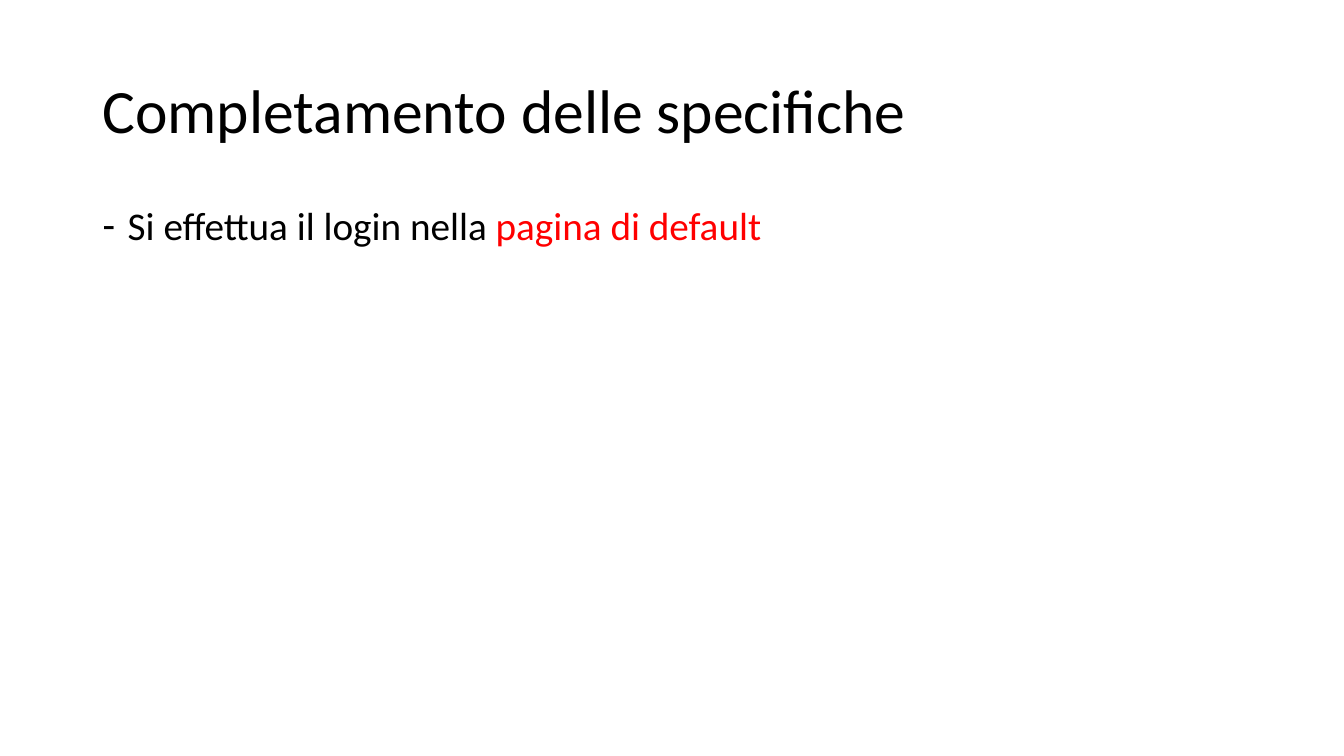
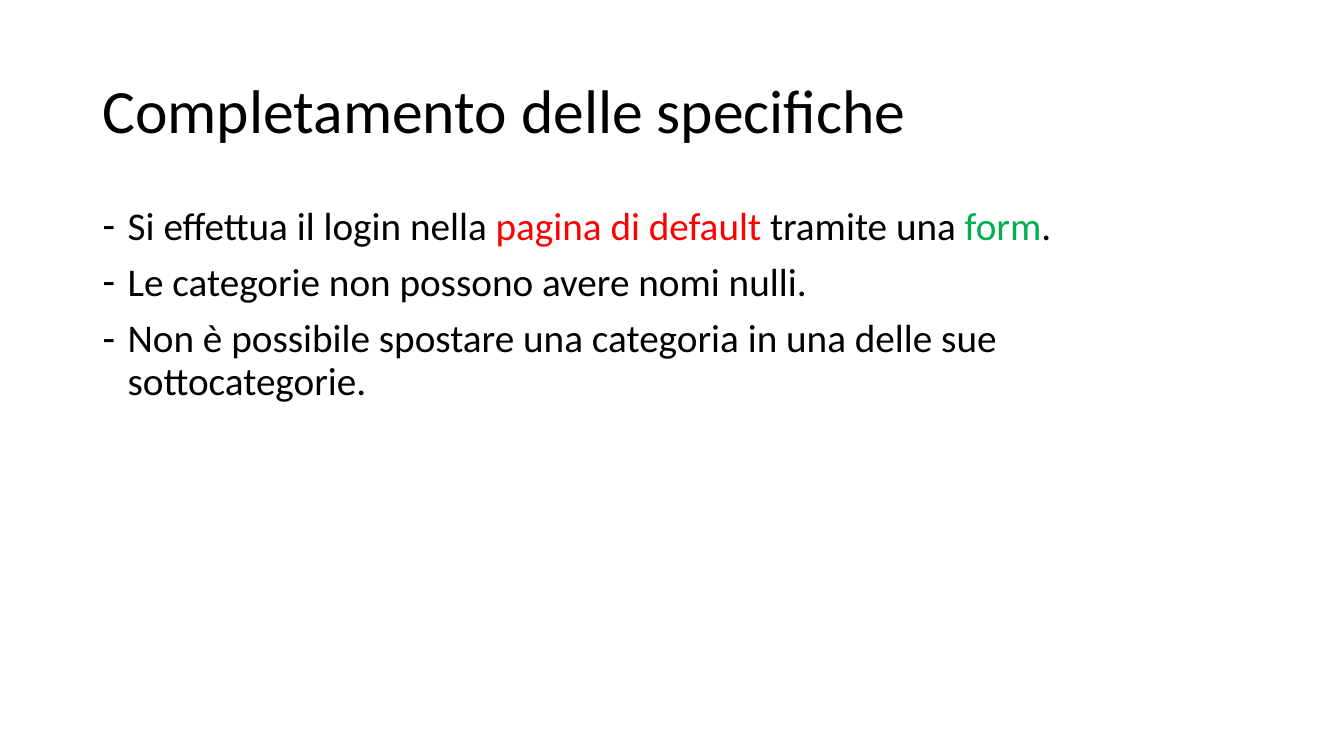
Before and after one commit to Trixyz28/TIW-ImgCatalog, a slide deck: slide 10 of Documents/ImgCatalog.pptx. Drawn at 1344x756 pixels with LibreOffice and Linux fonts; fonts in the diff are those of the drawing. Boxes give left, top, right and bottom in pixels: in the first picture for what was removed or moved away, otherwise in the second. Text is boxed around its words. In the diff, an @@ line names an element or a change of style, - is before the commit and + after.

```diff
--- a/Documents/ImgCatalog.pptx
+++ b/Documents/ImgCatalog.pptx
@@ text at [128,212,1052,402]: text changed @@
-– Si effettua il login nella pagina di default
+– Si effettua il login nella pagina di default tramite una form.
+– Le categorie non possono avere nomi nulli.
+– Non è possibile spostare una categoria in una delle sue sottocategorie.
```
Also in this commit, not shown: 13 other slides changed, 5 slides added, 6 slides removed, 4 other files.
